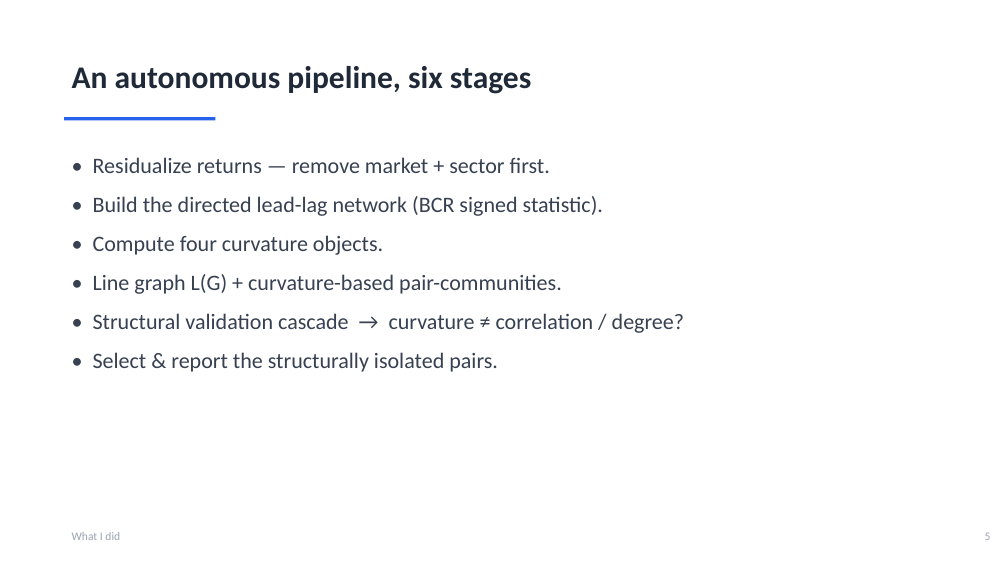
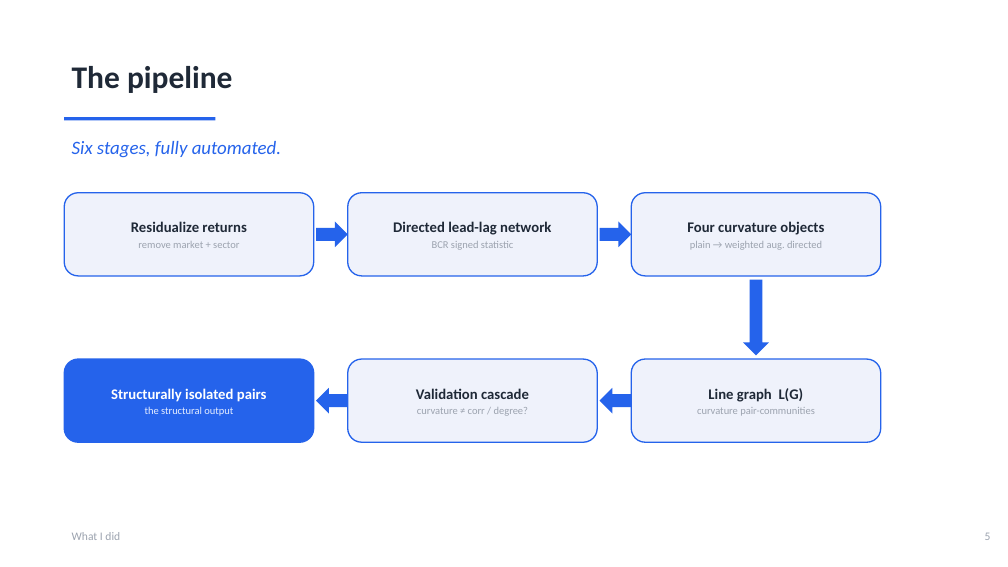
Before and after one commit to ivan-sit/Curvature-Lead-Lag-Model, a slide deck: slide 6 of slides/Ricci_Curvature_LeadLag.pptx. Drawn at 1008x567 pixels with LibreOffice and Linux fonts; fonts in the diff are those of the drawing. Boxes give left, top, right and bottom in pixels: in the first picture for what was removed or moved away, otherwise in the second. Text is boxed around its words. In the diff, an @@ line names an element or a change of style, - is before the commit and + after.

```diff
--- a/slides/Ricci_Curvature_LeadLag.pptx
+++ b/slides/Ricci_Curvature_LeadLag.pptx
@@ text at [72,66,232,93]: text changed @@
-An autonomous pipeline, six stages
+The pipeline
@@ text added at [72,141,281,158], 18 pt, text #2563EB, italic @@
+Six stages, fully automated.
@@ text removed at [93,157,684,372] @@
-• Residualize returns — remove market + sector first.
-• Build the directed lead-lag network (BCR signed statistic).
-• Compute four curvature objects.
-• Line graph L(G) + curvature-based pair-communities.
-• Structural validation cascade → curvature ≠ correlation / degree?
-• Select & report the structurally isolated pairs.
@@ rounded rectangle added at [64,193,314,276], fill #EFF2FB, outline #2563EB 1.25 pt, 10 pt, text #9CA3AF @@
+Residualize returns
+remove market + sector
@@ rounded rectangle added at [348,193,597,276], fill #EFF2FB, outline #2563EB 1.25 pt, 14 pt, text #1F2937, bold @@
+Directed lead-lag network
+BCR signed statistic
@@ rounded rectangle added at [631,193,881,276], fill #EFF2FB, outline #2563EB 1.25 pt, 10 pt, text #9CA3AF @@
+Four curvature objects
+plain → weighted aug. directed
@@ right arrow added at [316,222,348,247], fill #2563EB @@
@@ right arrow added at [600,222,631,247], fill #2563EB @@
@@ down arrow added at [743,280,769,355], fill #2563EB @@
@@ rounded rectangle added at [64,359,314,442], fill #2563EB, outline #2563EB 1.25 pt, 14 pt, text #FFFFFF, bold @@
+Structurally isolated pairs
+the structural output
@@ rounded rectangle added at [348,359,597,442], fill #EFF2FB, outline #2563EB 1.25 pt, 10 pt, text #9CA3AF @@
+Validation cascade
+curvature ≠ corr / degree?
@@ rounded rectangle added at [631,359,881,442], fill #EFF2FB, outline #2563EB 1.25 pt, 10 pt, text #9CA3AF @@
+Line graph L(G)
+curvature pair-communities
@@ left arrow added at [316,388,348,414], fill #2563EB @@
@@ left arrow added at [600,388,631,414], fill #2563EB @@
```
Also in this commit, not shown: 4 other slides changed, 1 other file.
